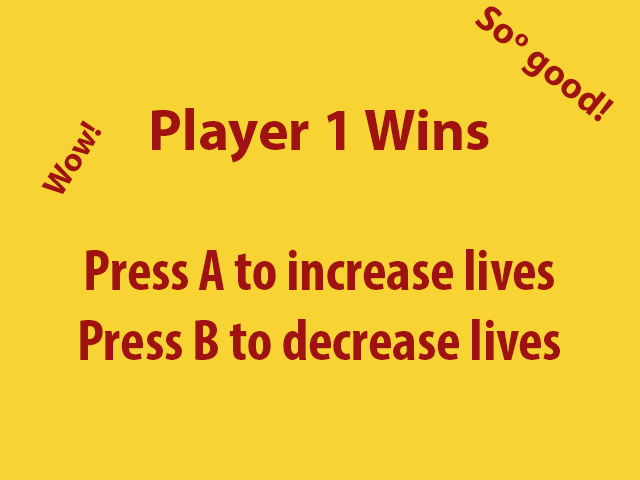
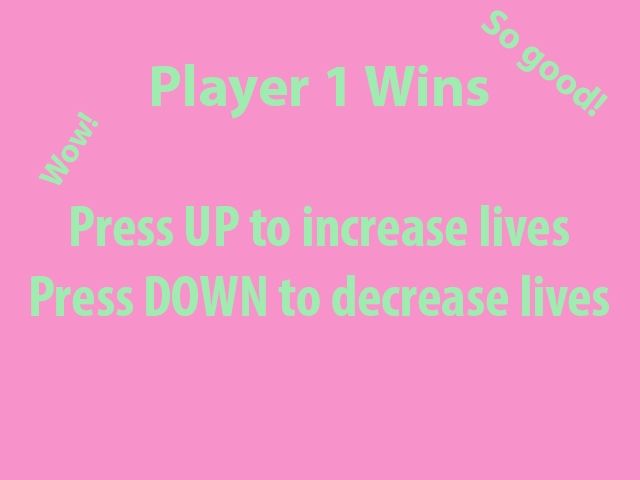
Two versions of the same layered image (640 × 480). Layer-by-layer changes:
painted on "Wow!" over (38, 111, 102, 194)
renamed "Soo good!" to "So good!", painted on it over (475, 6, 614, 122)
renamed "Player 1 Wins Press A to increase lives Press B to decrease li" to "Player 1 Wins Press UP to increase lives Press DOWN to decreas", painted on it over (31, 64, 609, 360)
painted on "Layer 0" over (0, 0, 640, 480)
